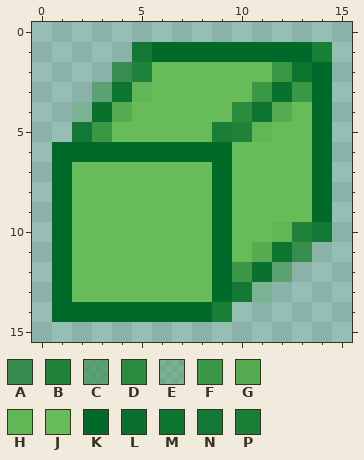
Two versions of one pixel-art sprite, basis/definitions/icons/runnable-vocab.png. Above: the version before the commit.
The file is 16x16 pixels. Pixels under 10% opacity are left out. Colours within 5 levels of each other are drawn and written as one.
Palette (. is transparent): A #208238d0  B #218339  C #2a8a3e8c  D #2b8b3e  E #30903f45  F #3a9745  G #54ab50  H #61b656  J #68bb59  K #006a2b  L #08702efe  M #0e7531  N #0f7632f7  P #197e36
Now the later version:
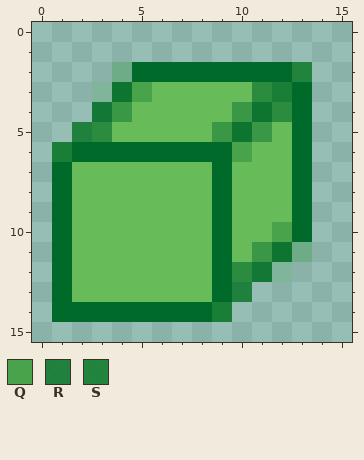
Colours new in this view: Q #49a34b  R #177c35ea  S #1f8239f7
The exact change:
Colour A changes from #208238d0 to #2d8e3f61.
Colour C changes from #2a8a3e8c to #32924038.
Colour F becomes colour D in row 3 at x 11; in row 5 at x 3; in row 12 at x 10.
Colour G becomes colour D in row 4 at x 12.
Colour D becomes colour F in row 4 at x 10.
Colour G becomes colour F in row 4 at x 4; in row 11 at x 11.
Colour H becomes colour F in row 5 at x 11.
Colour P becomes colour F in row 5 at x 9.
Colour B becomes colour K in row 2 at x 5; in row 10 at x 13.
Colour F becomes colour K in row 2 at x 12; in row 3 at x 13.
Colour J becomes colour K in row 2 at x 6 to 11; in rows 4 to 9 at x 13.
Colour B becomes colour M in row 5 at x 10.
Colour L becomes colour N in row 4 at x 3; in row 12 at x 11.
Colour K becomes colour P in row 6 at x 1.
Colour L becomes colour P in row 3 at x 12.
Colour H becomes colour Q in row 3 at x 5; in row 10 at x 12.
Colour J becomes colour Q in row 6 at x 10.
Colour N becomes colour R in row 5 at x 2; in row 13 at x 10.
Colour M becomes colour S in row 2 at x 13.
The edit erases colour E in row 4 at x 2; in row 13 at x 11.
The edit erases colour K in row 1 at x 6 to 13; in rows 2 to 9 at x 14.
The edit erases colour N in row 1 at x 5; in row 10 at x 14.
The edit erases colour P in row 1 at x 14.
